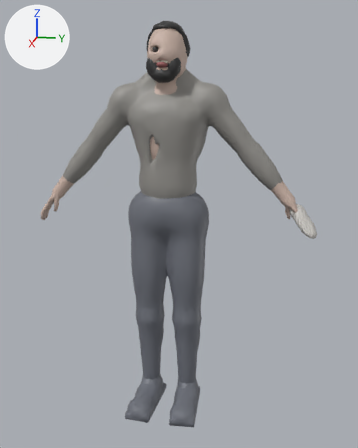
A saved change to the glTF model LIMINAL V13/data/models/ent_faceling_evo_l1.glb.
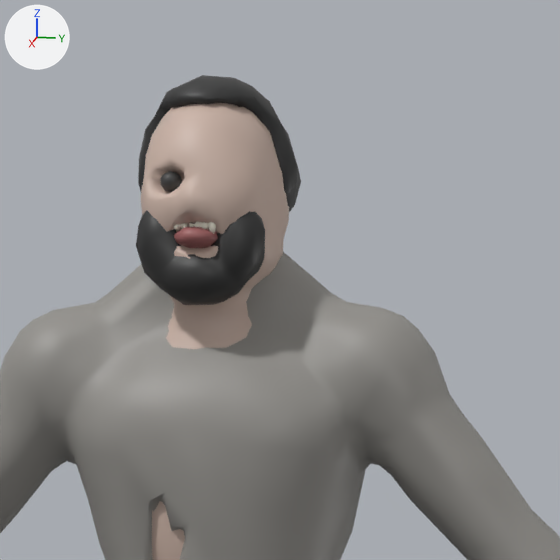
The first picture shows the older version from a 50 mm lens placed at (2.164, 0.482, 1.426), pointed at (0.037, 0.057, 0.894). The close-ups show the older and then the newer version on the part from 30% to 73% of the width and 0% to 34% of the height of that picture. Only the edits that show in the close-ups are written down. Lighting does not change. The marker at upper left points along +X, +Y and +Z. Vertices at exactly the same position are counted once.

Names of what the first close-up shows: 'haar_l1', 'haut_l1', 'hemd_l1' and 3 more.
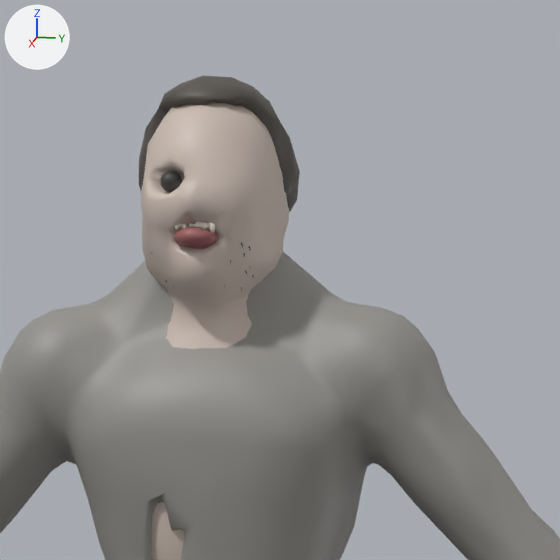
Pixel boxes (x1, y1, x2, y2) of what changed, in the close-ups (560 x 560 px; the box of a moved part takes in the faces that stretch with it):
```json
{"object": "haar_l1", "change": "reshaped", "before": [136, 75, 301, 305], "after": [139, 76, 300, 212]}
{"part": 1, "of": "me_haar_002", "change": "deleted", "before": [136, 210, 265, 305]}
{"part": 2, "of": "me_haar_002", "change": "moved or reshaped", "before": [138, 75, 301, 211], "after": [139, 76, 300, 210]}
{"part": 3, "of": "me_haar_002", "change": "recoloured", "before": [139, 80, 293, 210], "after": [139, 80, 293, 210]}
```

Scene script edits in JSON lines:
```json
{"op": "add", "block": "mat_fm_ent_fc_hair_look_plastic__ent_fc_hair", "code": ["mat_fm_ent_fc_hair_look_plastic__ent_fc_hair = principled_material('fm=ent_fc_hair look=plastic #ent_fc_hair')", "mat_fm_ent_fc_hair_look_plastic__ent_fc_hair.base_color = (0.09, 0.08, 0.07)  # dark grey #55504b"]}
{"block": "me_haar_002", "where": "# used by ob_haar_l1; location = (0.0, 0.0, 0.0)"}
{"op": "remove", "block": "me_haar_002", "code": "me_haar_002.from_pydata(...)  # 240 vertices, 472 faces; spans x -0.112..0.12, y -0.093..0.093, z 1.503..1.754"}
{"op": "add", "block": "me_haar_002", "code": "me_haar_002.from_pydata(...)  # 154 vertices, 304 faces; spans x -0.113..0.08, y -0.092..0.094, z 1.6..1.754"}
{"block": "me_haar_002", "change": "me_haar_002 part 1: the loose piece of 82 vertices spanning x 0.045..0.12, y -0.072..0.074, z 1.503..1.618 is deleted"}
{"block": "me_haar_002", "change": "me_haar_002 part 2"}
{"block": "me_haar_002", "change": "64 vertices are removed from x -0.111..0.079, y -0.093..0.093, z 1.6..1.754"}
{"block": "me_haar_002", "change": "234 faces are deleted"}
{"block": "me_haar_002", "change": "3 vertices in x -0.095..0.01, y -0.048..0.078, z 1.6..1.702 move by (0.001, -0.001, 0.001)"}
{"block": "me_haar_002", "change": "28 vertices move from x -0.112..0.076, y -0.09..0.09, z 1.602..1.754 to x -0.113..0.076, y -0.092..0.092, z 1.602..1.754"}
{"block": "me_haar_002", "change": "60 vertices are added at x -0.113..0.079, y -0.092..0.094, z 1.6..1.753"}
{"block": "me_haar_002", "change": "226 new faces join them"}
{"block": "me_haar_002", "change": "me_haar_002 part 3: 79 faces spanning x -0.113..0.08, y -0.087..0.088, z 1.601..1.746 switch from mat_fm_ent_hair_look_plastic__ent_hair (dark grey #303030) to mat_fm_ent_fc_hair_look_plastic__ent_fc_hair (dark grey #55504b)"}
```
